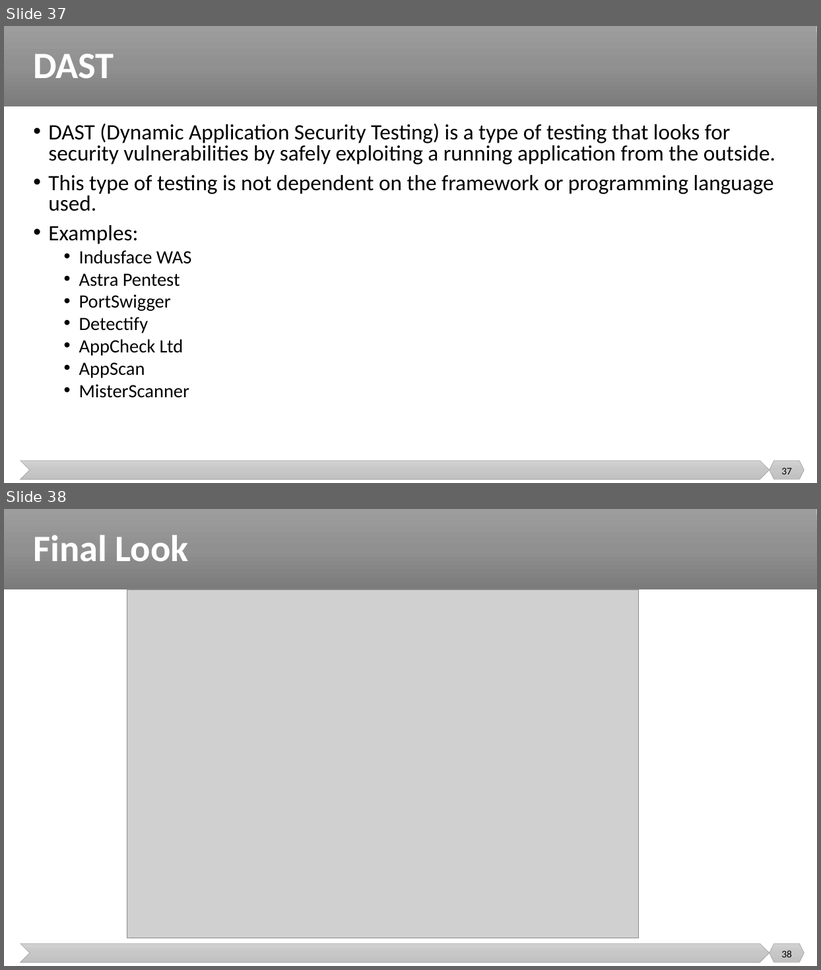
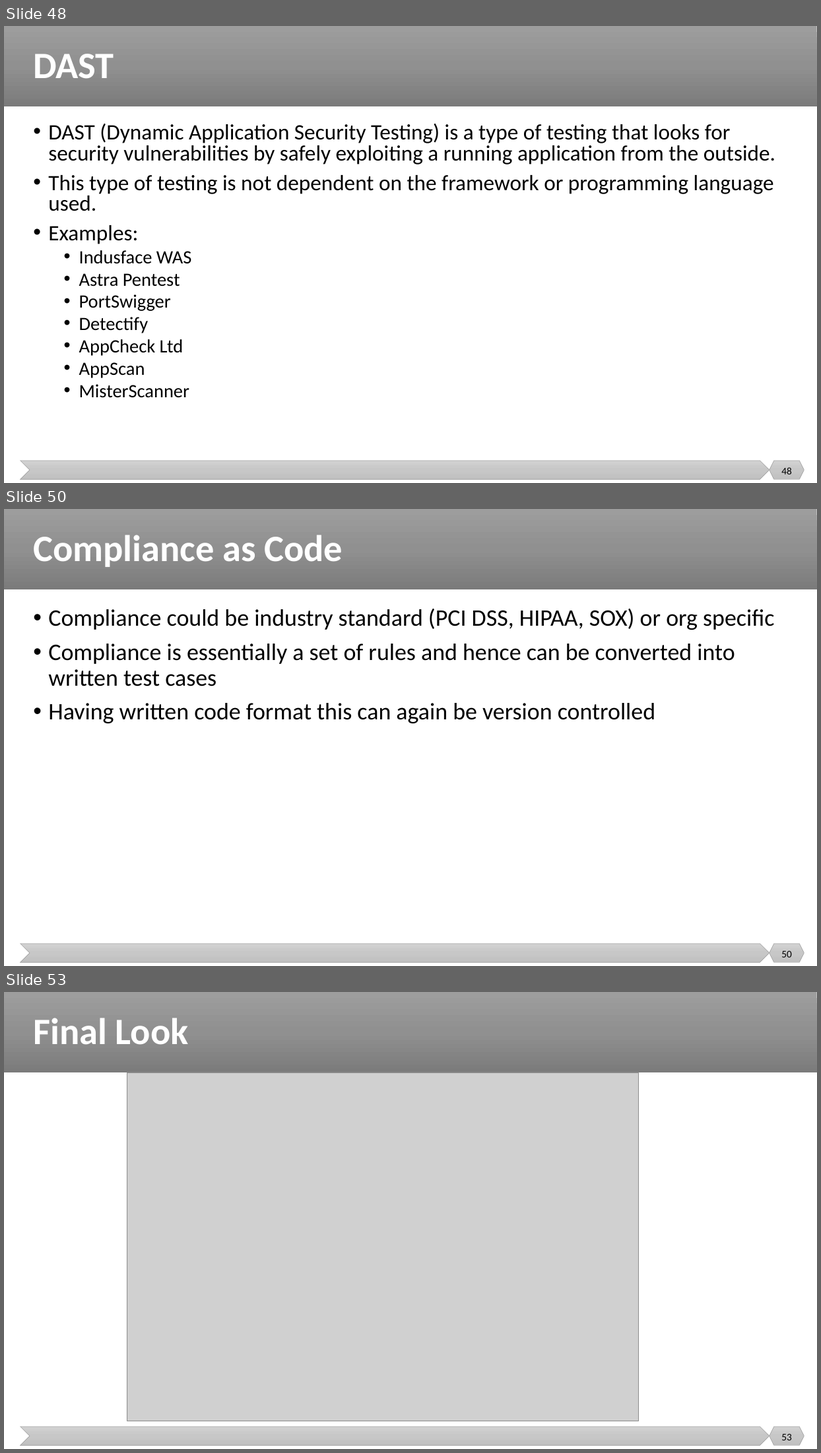
Before and after one commit to malenezi/malenezi, a slide deck: SE489/Lectures/9-DevSecOps/DevSecOps.pptx. Shown one above the other, each under a label of ours: slides 37 and 38 before the commit, slides 48, 50 and 53 after it; the slides between them are not shown. The pictures are 821x970 and 821x1453 pixels, drawn with LibreOffice and Linux fonts; fonts in the diff are those of the drawing; grey boxes stand for pictures. Boxes give left, top, right and bottom in pixels: in the first picture for what was removed or moved away, otherwise in the second. Text is boxed around its words. In the diff, an @@ line names an element or a change of style, - is before the commit and + after.

```diff
--- a/SE489/Lectures/9-DevSecOps/DevSecOps.pptx
+++ b/SE489/Lectures/9-DevSecOps/DevSecOps.pptx
@@ slide 50 added at bbox=[4, 509, 817, 966], background #FFFFFF; not listed: 3 template elements that a slide beside it also shows @@
@@ title added at bbox=[33, 535, 343, 567], 44 pt, text #FFFFFF, bold @@
+Compliance as Code
@@ text added at bbox=[48, 609, 774, 723], 28 pt, text #000000 @@
+• Compliance could be industry standard (PCI DSS, HIPAA, SOX) or org specific
+• Compliance is essentially a set of rules and hence can be converted into written test cases
+• Having written code format this can again be version controlled
@@ page number added at bbox=[781, 951, 792, 958], 12 pt, text #000000 @@
+50
@@ what was slide 37 is now slide 48 @@
@@ page number at bbox=[781, 468, 792, 475]: text changed @@
-37
+48
@@ what was slide 38 is now slide 53 @@
@@ page number at bbox=[781, 1434, 792, 1441]: text changed @@
-38
+53
```
Also in this commit, not shown: 1 slide changed, 21 other slides added, 1 slide removed.
